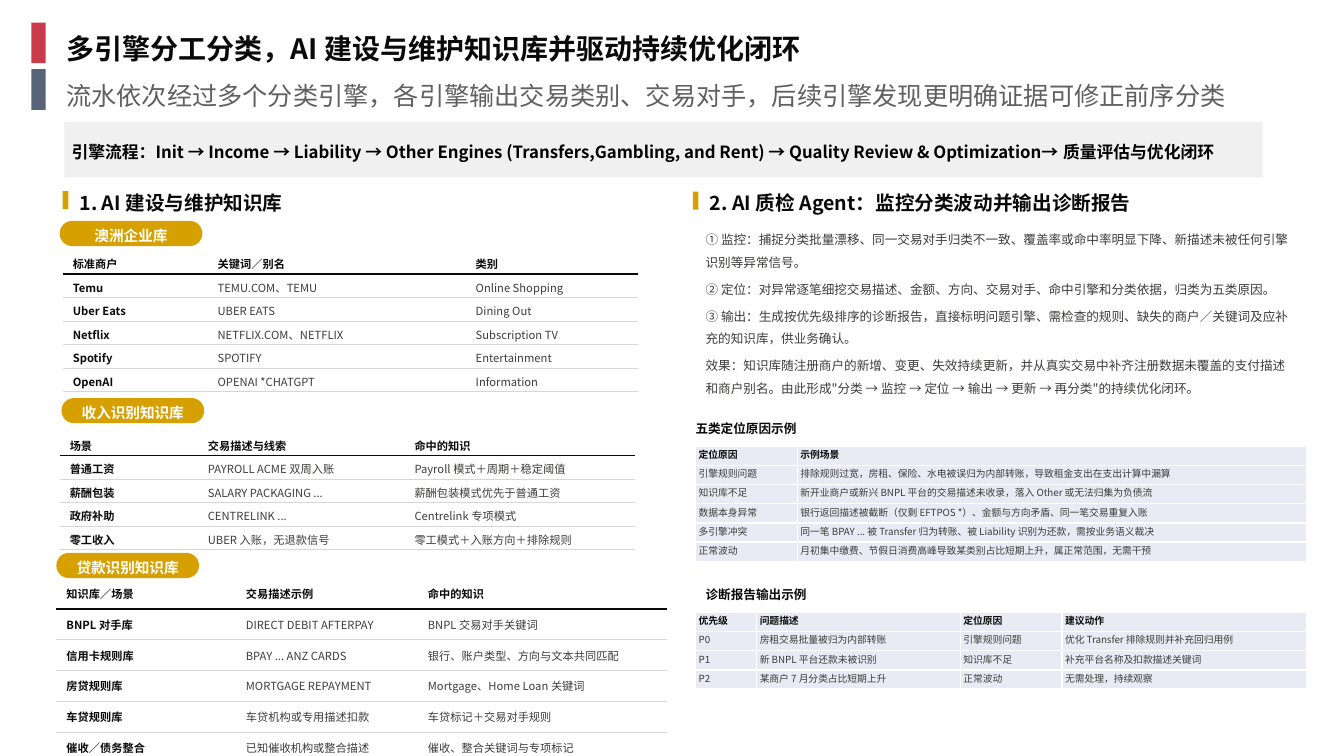
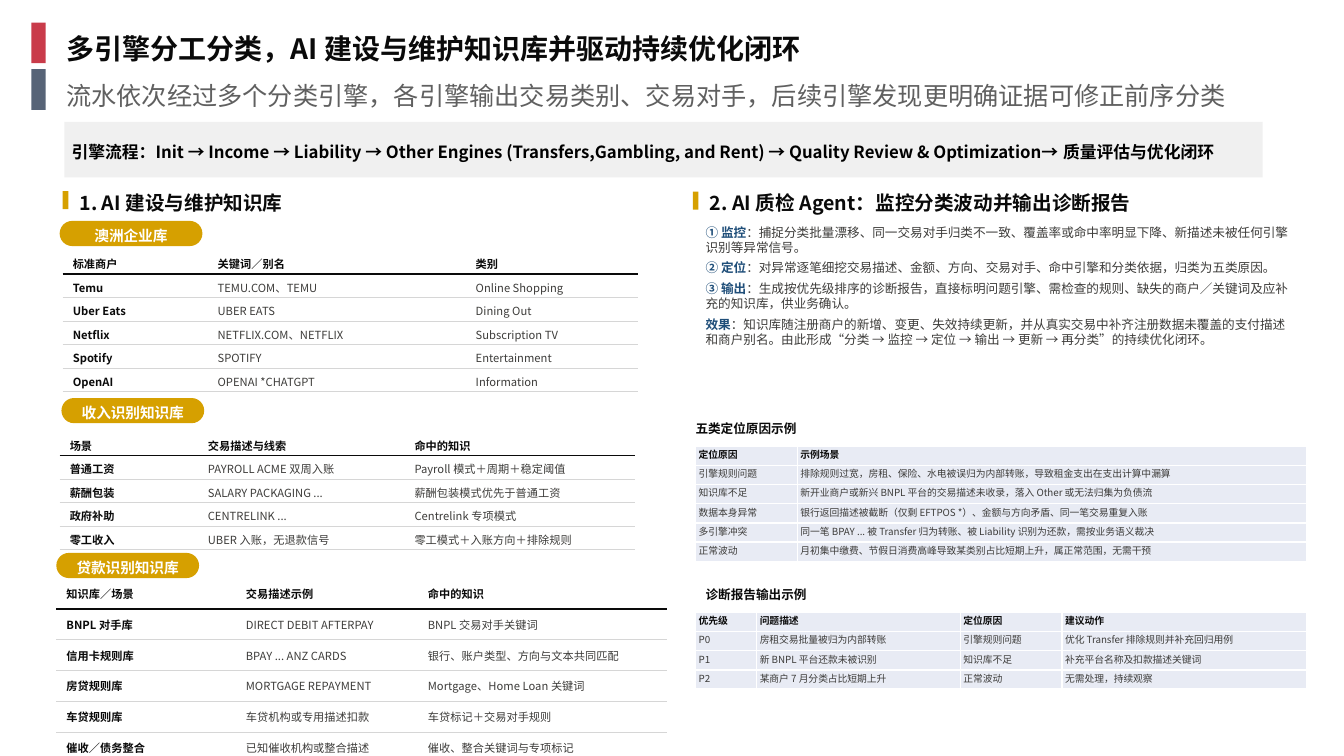
Before and after one commit to EliamZhang/AI-report-materials---August-13th, a slide deck: slide 3 of 银行流水分享_V1.7.pptx. Drawn at 1344x756 pixels with LibreOffice and Linux fonts; fonts in the diff are those of the drawing; background and template pictures are left out. Boxes give left, top, right and bottom in pixels: in the first picture for what was removed or moved away, otherwise in the second. Text is boxed around its words. In the diff, an @@ line names an element or a change of style, - is before the commit and + after.

```diff
--- a/银行流水分享_V1.7.pptx
+++ b/银行流水分享_V1.7.pptx
@@ text at <box>706,226,1288,309</box>: text colour #3D3C3A to #1F4E79, bold on in "① 监控：捕捉分类批量漂移、同一交易对手归类不一致、覆盖率或命中率明显下降、新描述未被任何引擎识别等异常信号。", "② 定位：对异常逐笔细挖交易描述、金额、方向、交易对手、命中引擎和分类依据，归类为五类原因。", "③ 输出：生成按优先级排序的诊断报告，直接标明问题引擎、需检查的规则、缺失的商户／关键词及应补充的知识库，供业务确认。"; line spacing 1.5 to 1; more space between paragraphs @@
@@ text at <box>706,318,1286,345</box>: text changed @@
-效果：知识库随注册商户的新增、变更、失效持续更新，并从真实交易中补齐注册数据未覆盖的支付描述和商户别名。由此形成"分类 → 监控 → 定位 → 输出 → 更新 → 再分类"的持续优化闭环。
+效果：知识库随注册商户的新增、变更、失效持续更新，并从真实交易中补齐注册数据未覆盖的支付描述和商户别名。由此形成“分类 → 监控 → 定位 → 输出 → 更新 → 再分类”的持续优化闭环。
```
Also in this commit, not shown: 2 other slides changed, 17 other files.
